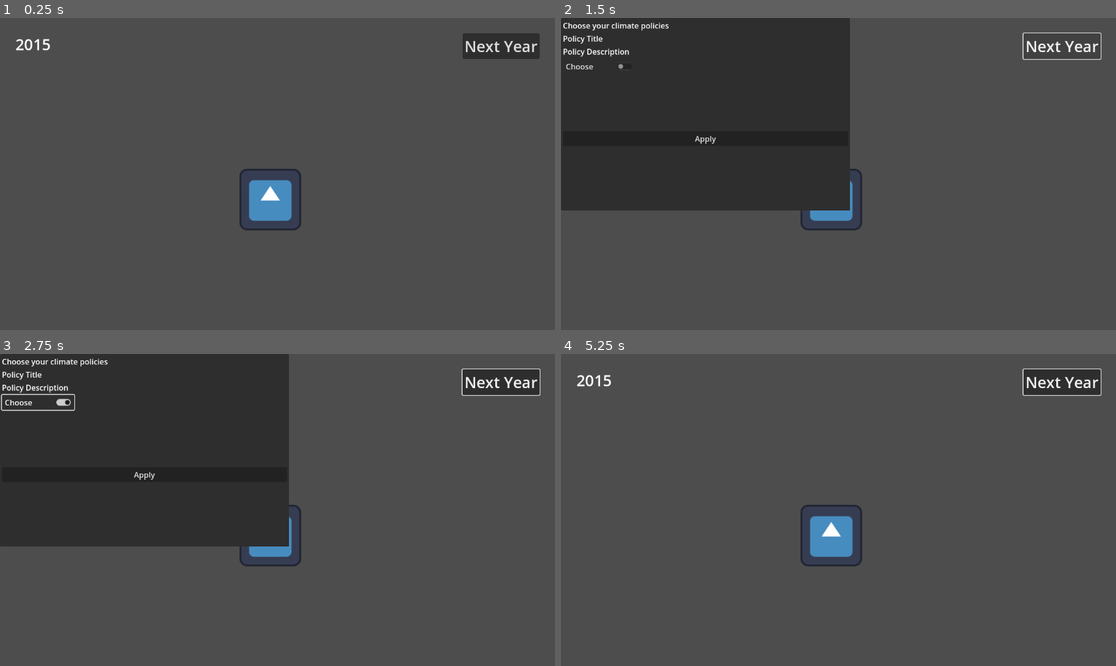
Above: before the commit, frames 1-4 (two rows, left to right).
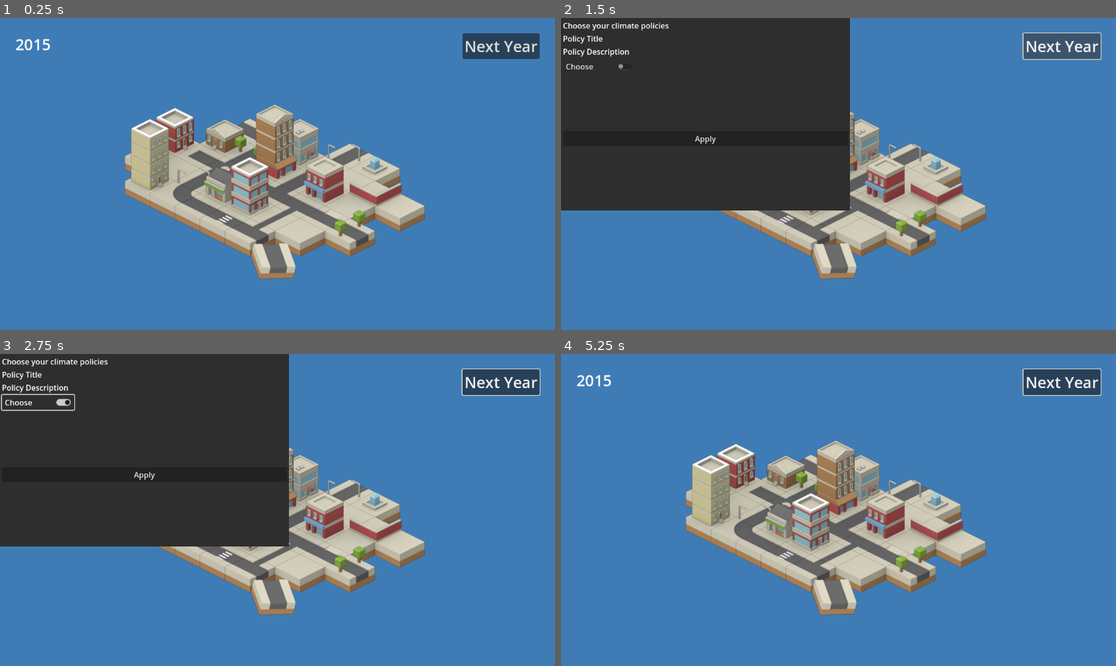
Above: after the commit, the same moments.

Repository: Open-Earth-Foundation/emissionary_game
Game: Godot game, scene res://scenes/game.tscn
Two runs of this game, one before a commit and one after it. Both use one fixed random seed, a clock stepped at 60 frames per second and the inputs below. The engine's default icon, where the game draws it, is replaced by a stand-in: a white triangle on a blue panel in a dark square.
Inputs:
- Up to frame 1 (0.25 s): no input
- Up to frame 2 (1.5 s): click "Next Year" at 0.5 s; click "Next Year" at 1.25 s
- Up to frame 3 (2.75 s): click "Choose" at 2 s
- Up to frame 4 (5.25 s): click "Apply" at 2.75 s; click "Next Year" at 3.5 s; click "Choose" at 4.25 s; click "Apply" at 5 s

The runs differ from the first frame. In frame 1, 98% of the frame differs, in the area x 0-100%, y 0-100%; in frame 2, 67%; in frame 3, 67%; in frame 4, 98%.

Commit message:
Add city background placeholder to game

Diff:
--- a/scenes/game.tscn
+++ b/scenes/game.tscn
@@ -1,13 +1,22 @@
 [gd_scene load_steps=4 format=3 uid="uid://ch2ujipmh7p8u"]
 
 [ext_resource type="Script" path="res://scripts/game.gd" id="1_ned3q"]
-[ext_resource type="Texture2D" uid="uid://b8cpjc64wjvyn" path="res://icon.svg" id="1_utdav"]
+[ext_resource type="Texture2D" uid="uid://dcfoj5i0jgh80" path="res://sprites/city.png" id="2_fvheh"]
 [ext_resource type="PackedScene" uid="uid://b8yqqxef38ox0" path="res://decision_making.tscn" id="3_s4f7i"]
 
 [node name="Game" type="Node2D"]
 script = ExtResource("1_ned3q")
 
 [node name="CanvasLayer" type="CanvasLayer" parent="."]
+layer = -1
+
+[node name="ColorRect" type="ColorRect" parent="CanvasLayer"]
+anchors_preset = 15
+anchor_right = 1.0
+anchor_bottom = 1.0
+grow_horizontal = 2
+grow_vertical = 2
+color = Color(0.247059, 0.486275, 0.713726, 1)
 
 [node name="MarginContainer" type="MarginContainer" parent="CanvasLayer"]
 anchors_preset = 15
@@ -37,8 +46,8 @@
 text = "Next Year"
 
 [node name="CityBackground" type="Sprite2D" parent="."]
-position = Vector2(561, 377)
-texture = ExtResource("1_utdav")
+position = Vector2(570, 354)
+texture = ExtResource("2_fvheh")
 
 [node name="DecisionMaking" parent="." instance=ExtResource("3_s4f7i")]
 visible = false
Binary file added: sprites/city.png
Not shown, added: sprites/city.png.import
